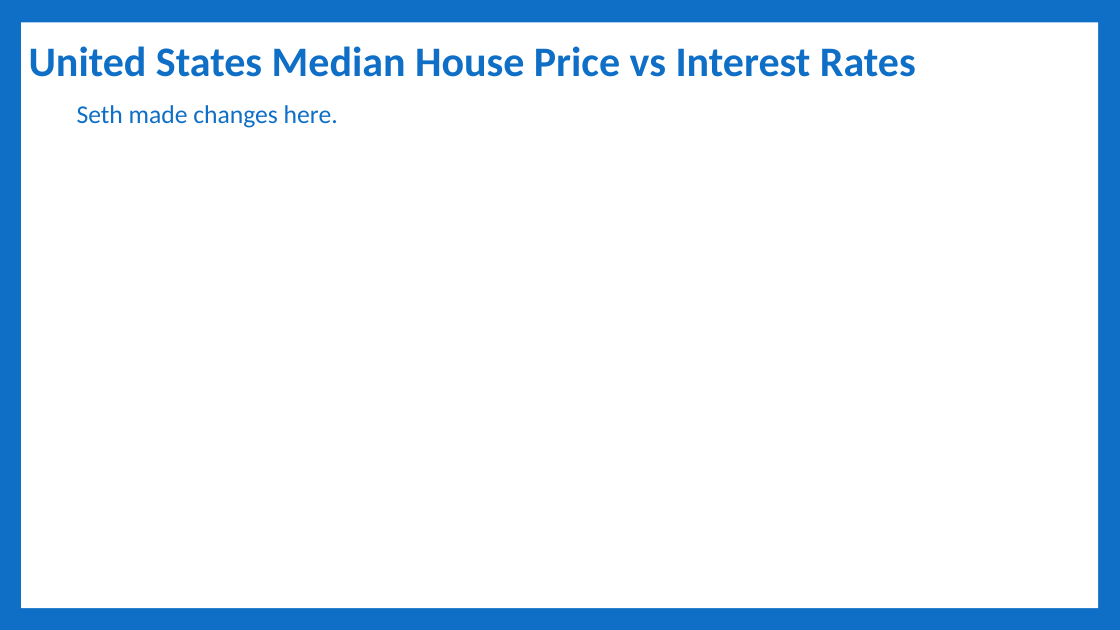
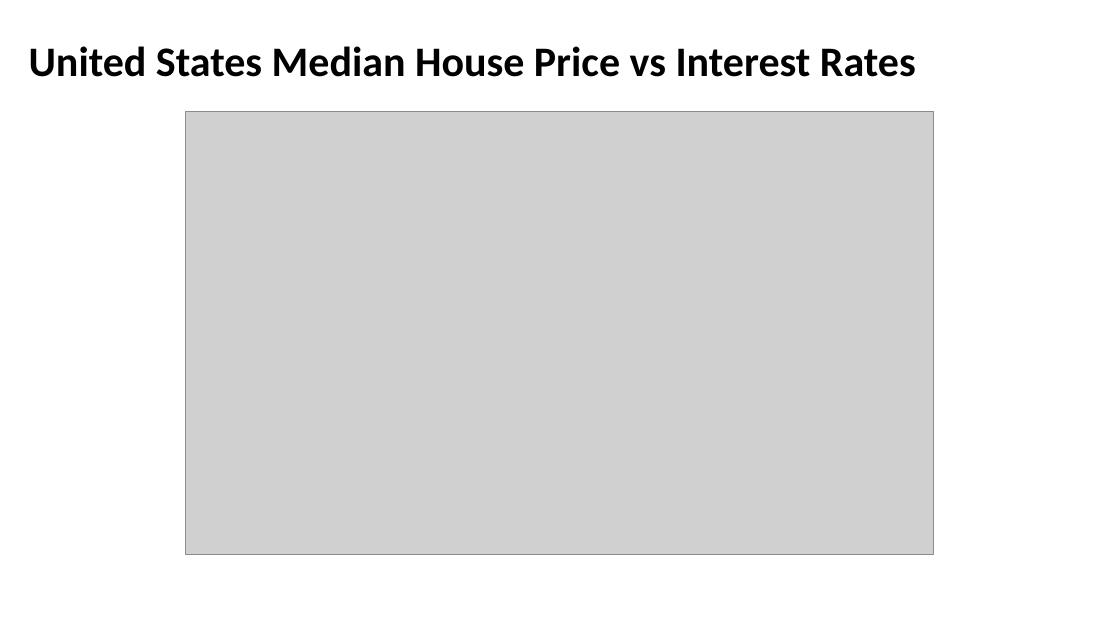
Before and after one commit to Sethdcarter/group8_data_project_1, a slide deck: slide 7 of Presentation/Project-1_Group-8_Presentation-US_Housing_Market.pptx (slide 5 before the commit). Drawn at 1120x630 pixels with LibreOffice and Linux fonts; fonts in the diff are those of the drawing; grey boxes stand for pictures. Boxes give left, top, right and bottom in pixels: in the first picture for what was removed or moved away, otherwise in the second. Text is boxed around its words. In the diff, an @@ line names an element or a change of style, - is before the commit and + after.

Commit message:
Update presentation and seth's code

```diff
--- a/Presentation/Project-1_Group-8_Presentation-US_Housing_Market.pptx
+++ b/Presentation/Project-1_Group-8_Presentation-US_Housing_Market.pptx
@@ background #0F6FC6 to #FFFFFF @@
@@ title "United States Median House Price ..." at [29,46,916,77]: text colour #0F6FC6 to #000000 @@
@@ rectangle removed at [21,23,1098,608] @@
@@ text removed at [77,105,338,128] @@
-Seth made changes here.
@@ picture added at [186,111,933,554] @@
```
Also in this commit, not shown: 5 other slides changed, 4 slides added, 1 slide removed.
